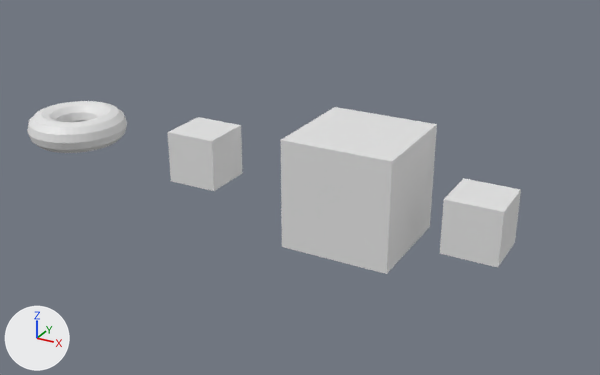
What one commit did to the Blender file btg_entity_importer/demo/Bleder/demo_scene.blend.
Rendered twice from a 50 mm camera at (19.09, -24.47, 11.66) aimed at (5.41, 0.4, -0.77). The lights are fixed; the arrows at lower left show +X, +Y and +Z.

In view in the first picture: 'AssetLibDemo.003', 'BTGMeshExample', 'Cube-col', 'PrimitiveCollisionShape'.
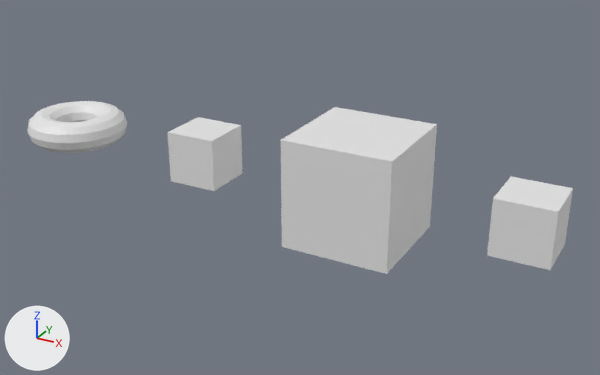
Commit message: link demo

ob_assetlibdemo_002 is not drawn itself; it is the parent of ob_cube_002.

Edits to the bpy script that builds the scene:
```text
Remove ob_assetlibdemo_003:
    ob_assetlibdemo_003 = bpy.data.objects.new('AssetLibDemo.003', None)
    ob_assetlibdemo_003.location = (12.27, 0.49, -0.6)
    ob_assetlibdemo_003.instance_type = 'COLLECTION'
    ob_assetlibdemo_003.instance_collection = col_assetlibdemo_001
Change ob_cube_002:
    ob_cube_002.parent: ob_assetlibdemo_002 -> ob_assetlibdemo_001
    add ob_cube_002.matrix_parent_inverse = Matrix(((0.838, 0.0, 0.0, 0.0), (0.0, 0.838, 0.0, 0.0), (0.0, 0.0, 0.838, 0.0), (0.0, 0.0, 0.0, 1.0)))
Remove ob_assetlibdemo_002:
    ob_assetlibdemo_002 = bpy.data.objects.new('AssetLibDemo.002', None)
    ob_assetlibdemo_002.location = (0.0, 0.0, 0.0)
Add ob_assetlibdemo_001:
    ob_assetlibdemo_001 = bpy.data.objects.new('AssetLibDemo.001', None)
    ob_assetlibdemo_001.location = (14.0, 0.0, 0.0)
    ob_assetlibdemo_001.scale = (1.19, 1.19, 1.19)
```

Pixel boxes (x1, y1, x2, y2) of what changed, in the pictures (600 x 375 px):
'Cube.002', now drawn
    after: (487, 177, 573, 270)
'AssetLibDemo.003', deleted
    before: (440, 178, 521, 267)
